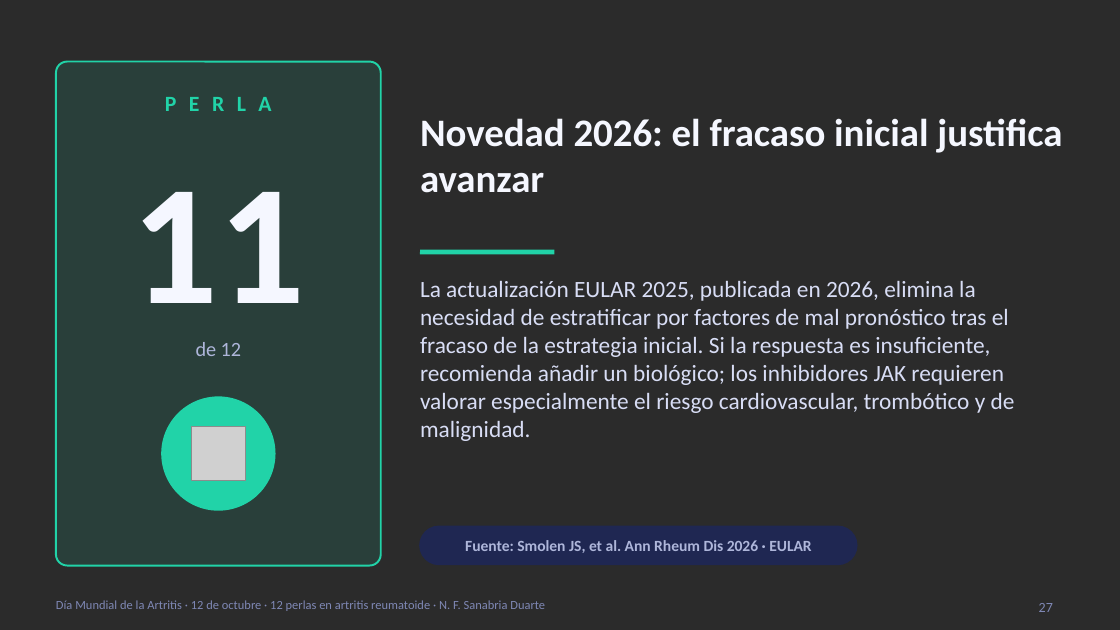
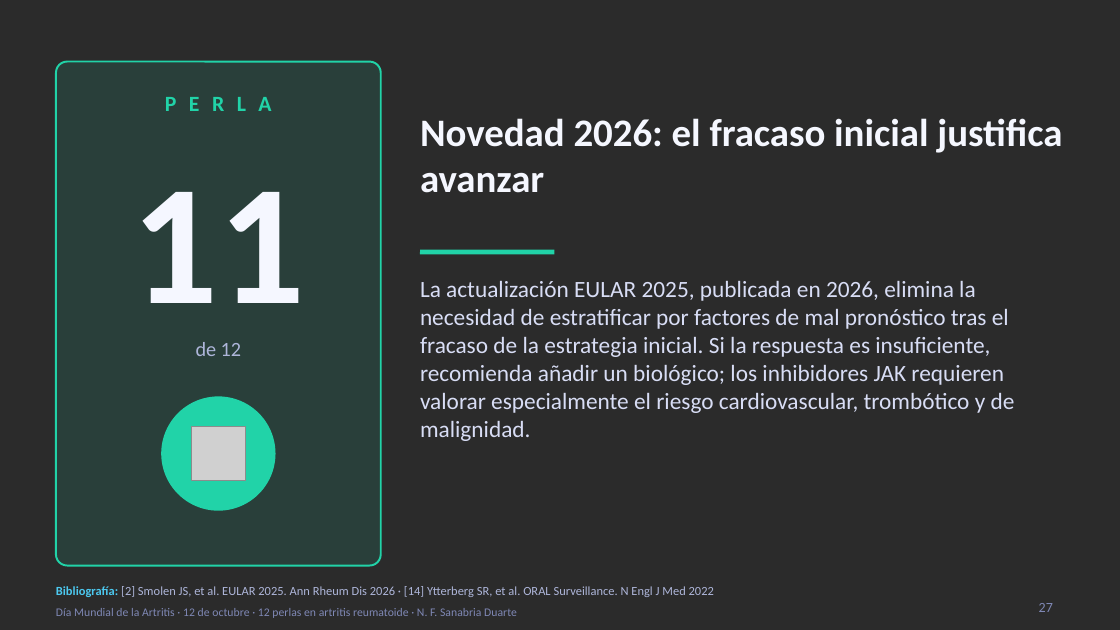
Before and after one commit to nestor120512/nes, a slide deck: slide 27 of 12_perlas_artritis_reumatoide.pptx. Drawn at 1120x630 pixels with LibreOffice and Linux fonts; fonts in the diff are those of the drawing; grey boxes stand for pictures; background and template pictures are left out; a plain dark background stands for a picture behind light text. Boxes give left, top, right and bottom in pixels: in the first picture for what was removed or moved away, otherwise in the second. Text is boxed around its words. In the diff, an @@ line names an element or a change of style, - is before the commit and + after.

```diff
--- a/12_perlas_artritis_reumatoide.pptx
+++ b/12_perlas_artritis_reumatoide.pptx
@@ rounded rectangle removed at [420, 526, 857, 564] @@
@@ text removed at [465, 540, 811, 553] @@
-Fuente: Smolen JS, et al. Ann Rheum Dis 2026 · EULAR
@@ text added at [56, 586, 714, 597], 8 pt, text #AEB6DA @@
+Bibliografía: [2] Smolen JS, et al. EULAR 2025. Ann Rheum Dis 2026 · [14] Ytterberg SR, et al. ORAL Surveillance. N Engl J Med 2022
@@ text "Día Mundial de la Artritis ..." at [56, 608, 517, 618]: size 8 to 7.5 pt; vertical alignment top to middle @@
```
Also in this commit, not shown: 34 other slides changed.
